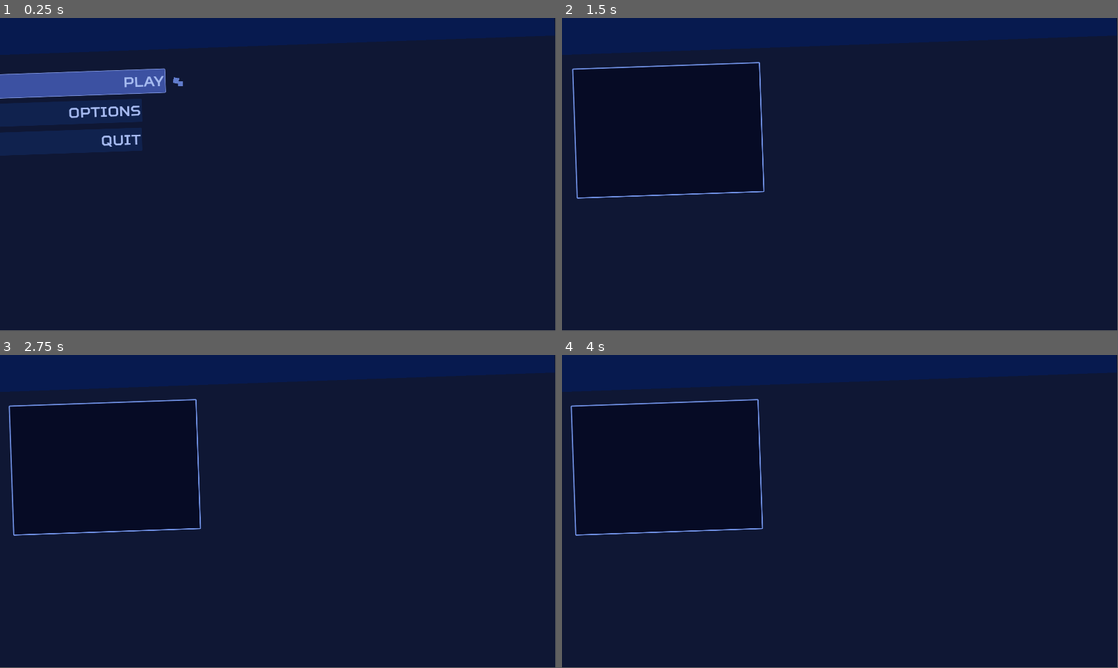
Above: before the commit, frames 1-4 (two rows, left to right).
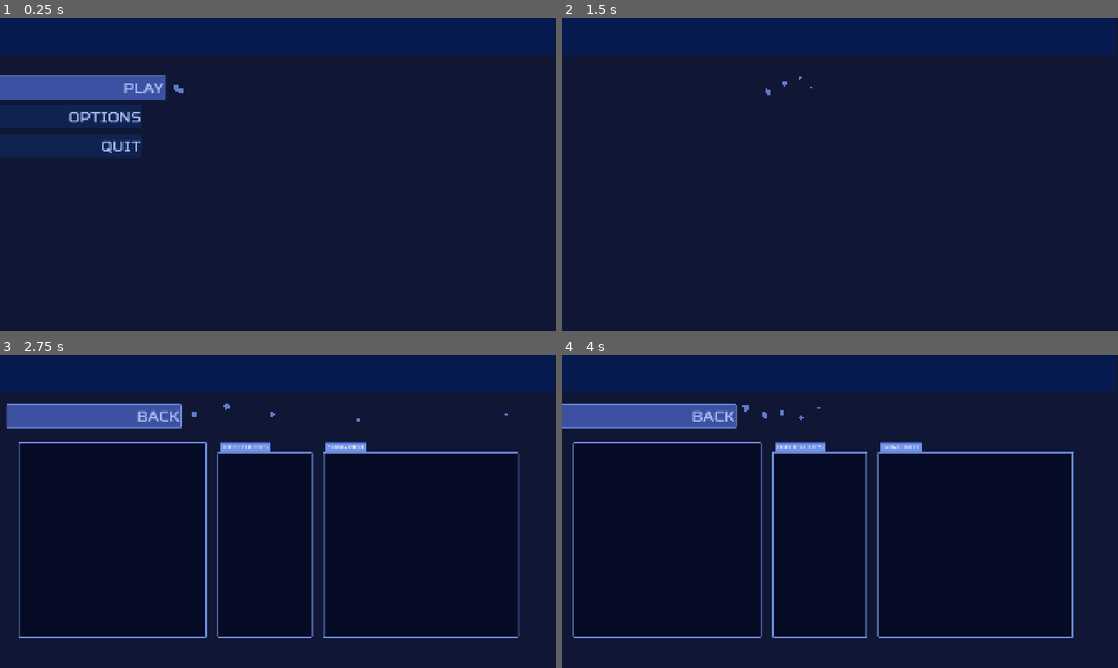
Above: after the commit, the same moments.

Repository: jmitch7574/octa
Game: Godot game, scene res://Scenes/main_menu.tscn
Two runs of this game, one before a commit and one after it. Both use one fixed random seed, a clock stepped at 60 frames per second and the inputs below.
Inputs (mouse positions are in pixels of both pictures, inside the frame that each line leads up to):
- Up to frame 1 (0.25 s): no input
- Up to frame 2 (1.5 s): click "PLAY" at 0.5 s; click (656, 77) at 1.25 s, where only the run after the commit has a clickable "BACK"
- Up to frame 3 (2.75 s): click (77, 423) at 2 s, where only the run after the commit has a clickable "PLAY"
- Up to frame 4 (4 s): move the mouse to (962, 495) at 2.77 s; move the mouse to (728, 527) at 3.52 s
In our replay, the window is 799x449 before the commit and 800x450 after it. These sizes can differ from the game's own. Grey fills any space a smaller window leaves; there, only what the larger window draws over its background counts as a difference.

The runs differ from the first frame. In frame 1, 5.7% of the frame differs, in the area x 0-100%, y 5-45%; in frame 2, 3.6%; in frame 3, 8.6%, in the area x 1-100%, y 5-91%; in frame 4, 8.5%.
Error in both runs: Attempt to call function 'get_directories' in base 'null instance' on a null instance. (res://Scripts/song_loader.gd:9)

Commit message:
More work on the song menu
had to remove angles :(

Diff:
--- a/Resources/pack_container.tscn
+++ b/Resources/pack_container.tscn
@@ -1,12 +1,22 @@
 [gd_scene format=3 uid="uid://bq3vq00x7x8kn"]
 
 [node name="MarginContainer" type="MarginContainer"]
+clip_contents = true
 theme_override_constants/margin_left = 20
-theme_override_constants/margin_top = 20
+theme_override_constants/margin_top = 35
 theme_override_constants/margin_right = 20
-theme_override_constants/margin_bottom = 20
+theme_override_constants/margin_bottom = 35
 metadata/_tab_index = 0
 
-[node name="HFlow" type="HFlowContainer" parent="."]
-custom_minimum_size = Vector2(200, 0)
+[node name="ScrollContainer" type="ScrollContainer" parent="."]
 layout_mode = 2
+follow_focus = true
+horizontal_scroll_mode = 3
+vertical_scroll_mode = 3
+
+[node name="HFlow" type="HFlowContainer" parent="ScrollContainer"]
+clip_contents = true
+custom_minimum_size = Vector2(600, 0)
+layout_mode = 2
+theme_override_constants/h_separation = -20
+theme_override_constants/v_separation = 20
--- a/Scenes/main_menu.tscn
+++ b/Scenes/main_menu.tscn
@@ -6,6 +6,7 @@
 [ext_resource type="Script" uid="uid://iflirx14h2tq" path="res://Scripts/octa_logo.gd" id="3_n45e2"]
 [ext_resource type="AudioStream" uid="uid://d36igf1o5a3c4" path="res://main-menu.wav" id="4_ce3w2"]
 [ext_resource type="Theme" uid="uid://chgucbdjf0cau" path="res://octaTheme.tres" id="6_opfnp"]
+[ext_resource type="Script" uid="uid://bs10kagcq3opw" path="res://Scripts/song_back_button.gd" id="6_yhxw7"]
 [ext_resource type="Script" uid="uid://dxafs5mashgpq" path="res://Scripts/fill_songs.gd" id="7_yhxw7"]
 
 [node name="MainMenu" type="Control"]
@@ -13,15 +14,17 @@
 anchors_preset = 15
 anchor_right = 1.0
 anchor_bottom = 1.0
-offset_right = 768.0
 grow_horizontal = 2
 grow_vertical = 2
+size_flags_horizontal = 3
+size_flags_vertical = 3
 
 [node name="background" type="ColorRect" parent="."]
 z_index = -2
 layout_mode = 0
-offset_right = 1920.0
-offset_bottom = 1080.0
+offset_left = -40.0
+offset_right = 1923.0
+offset_bottom = 1140.0
 color = Color(0.0605294, 0.0901199, 0.203326, 1)
 
 [node name="ColorRect" type="ColorRect" parent="."]
@@ -30,7 +33,6 @@
 offset_top = -11.0
 offset_right = 1915.0
 offset_bottom = 128.0
-rotation = -0.0350164
 color = Color(0.0276939, 0.102486, 0.308731, 1)
 
 [node name="OctaLogo" type="Sprite2D" parent="."]
@@ -65,6 +67,7 @@
 offset_top = 200.0
 offset_right = 490.0
 offset_bottom = 280.0
+rotation = 0.0
 focus_neighbor_top = NodePath("../quit_button")
 focus_neighbor_bottom = NodePath("../options_button")
 text = "PLAY"
@@ -75,6 +78,7 @@
 offset_top = 300.0
 offset_right = 490.0
 offset_bottom = 380.0
+rotation = 0.0
 focus_neighbor_top = NodePath("../play_button")
 focus_neighbor_bottom = NodePath("../quit_button")
 text = "OPTIONS"
@@ -85,6 +89,7 @@
 offset_top = 400.0
 offset_right = 490.0
 offset_bottom = 480.0
+rotation = 0.0
 focus_neighbor_top = NodePath("../options_button")
 focus_neighbor_bottom = NodePath("../play_button")
 text = "QUIT"
@@ -95,17 +100,89 @@
 offset_right = 3840.0
 offset_bottom = 1080.0
 
+[node name="back_button" parent="menu_slide/song_select" instance=ExtResource("2_48xlc")]
+layout_mode = 0
+offset_left = -101.0
+offset_top = 170.0
+offset_right = 499.0
+offset_bottom = 250.0
+rotation = 0.0
+text = "BACK"
+script = ExtResource("6_yhxw7")
+
 [node name="songs" type="TabContainer" parent="menu_slide/song_select"]
 layout_mode = 0
-offset_left = 30.0
-offset_top = 175.0
-offset_right = 680.0
-offset_bottom = 625.0
-rotation = -0.0349066
+offset_left = 37.0
+offset_top = 300.0
+offset_right = 687.0
+offset_bottom = 975.0
 focus_mode = 2
 theme = ExtResource("6_opfnp")
 theme_override_font_sizes/font_size = 19
 script = ExtResource("7_yhxw7")
 
+[node name="difficulties" type="TabContainer" parent="menu_slide/song_select"]
+layout_mode = 2
+anchor_right = 1.0
+anchor_bottom = 1.0
+offset_left = 725.0
+offset_top = 300.0
+offset_right = -867.0
+offset_bottom = -105.0
+focus_mode = 2
+theme = ExtResource("6_opfnp")
+theme_override_font_sizes/font_size = 19
+current_tab = 0
+
+[node name="difficulties" type="Control" parent="menu_slide/song_select/difficulties"]
+layout_mode = 2
+metadata/_tab_index = 0
+
+[node name="songInfo" type="TabContainer" parent="menu_slide/song_select"]
+layout_mode = 2
+anchor_right = 1.0
+anchor_bottom = 1.0
+offset_left = 1089.0
+offset_top = 300.0
+offset_right = -155.0
+offset_bottom = -105.0
+focus_mode = 2
+theme = ExtResource("6_opfnp")
+theme_override_font_sizes/font_size = 19
+current_tab = 0
+
+[node name="Song Info" type="Control" parent="menu_slide/song_select/songInfo"]
+layout_mode = 2
+metadata/_tab_index = 0
+
+[node name="ColorRect" type="ColorRect" parent="menu_slide/song_select"]
+visible = false
+z_index = 1
+layout_mode = 2
+anchor_right = 1.0
+anchor_bottom = 1.0
+offset_left = 161.0
+offset_top = 920.0
+offset_right = -1119.0
+offset_bottom = -116.0
+rotation = -0.0349066
+color = Color(0.0235294, 0.0470588, 0.145098, 1)
+metadata/_tab_index = 0
+
+[node name="ColorRect2" type="ColorRect" parent="menu_slide/song_select"]
+visible = false
+z_index = 1
+layout_mode = 2
+anchor_right = 1.0
+anchor_bottom = 1.0
+offset_left = 139.0
+offset_top = 337.0
+offset_right = -1139.0
+offset_bottom = -717.0
+rotation = -0.0349066
+color = Color(0.0235294, 0.0470588, 0.145098, 1)
+metadata/_tab_index = 0
+
 [connection signal="pressed" from="menu_slide/main_menu/play_button" to="menu_slide" method="_on_play_button_pressed"]
 [connection signal="pressed" from="menu_slide/main_menu/quit_button" to="menu_slide" method="_on_quit_button_pressed"]
+[connection signal="pressed" from="menu_slide/song_select/back_button" to="menu_slide" method="_on_back_button_pressed"]
--- a/Scripts/fill_songs.gd
+++ b/Scripts/fill_songs.gd
@@ -10,8 +10,9 @@
 		var new_pack_container = PACK_CONTAINER.instantiate()
 		new_pack_container.name = pack
 		add_child(new_pack_container)
+
 		for song in songs[pack]:
 			var new_song_item = SONG_BUTTON.instantiate()
 			new_song_item.name = song.name
-			new_pack_container.get_child(0).add_child(new_song_item)
+			new_pack_container.get_child(0).get_child(0).add_child(new_song_item)
 			new_song_item.text = song.name
--- a/Scripts/main_menu.gd
+++ b/Scripts/main_menu.gd
@@ -4,10 +4,16 @@
 @onready var play_button: Button = $main_menu/play_button
 @onready var options_button: Button = $main_menu/options_button
 @onready var quit_button: Button = $main_menu/quit_button
+@onready var menu_slide: Control = $"."
+@onready var back_button: Button = $song_select/back_button
 
 # Menu Sections
 @onready var main_menu: Control = $main_menu
 @onready var song_select: Control = $song_select
+
+# Song Select Section
+@onready var song_back_button: Button = $song_select/back_button
+
 
 var sub_menu : bool = false
 
@@ -31,6 +37,10 @@
 	hide_all()
 	song_select.visible = true
 	sub_menu = true
-	for child in song_select.get_children():
-		if child is Control:
-			child.grab_focus()
+	back_button.grab_focus()
+
+func _on_back_button_pressed() -> void:
+	hide_all()
+	main_menu.visible = true
+	sub_menu = false
+	play_button.grab_focus()
--- a/Scripts/main_menu_button.gd
+++ b/Scripts/main_menu_button.gd
@@ -15,7 +15,7 @@
 
 func enter():
 	particles.emitting = true
-	targetPos = basePos + Vector2(100, -3)
+	targetPos = basePos + Vector2(100, 0)
 
 func exit():
 	particles.emitting = false
--- /dev/null
+++ b/Scripts/song_back_button.gd
@@ -0,0 +1,9 @@
+extends "res://Scripts/main_menu_button.gd"
+
+func _process(_delta):
+	super(_delta)
+	var tab_container : TabContainer = get_parent().get_child(1)
+	var active_tab_ind = tab_container.current_tab
+	var active_tab = tab_container.get_tab_bar()
+	if active_tab:
+		focus_neighbor_bottom = active_tab.get_path()  # Set focus to this element
--- a/Scripts/song_loader.gd
+++ b/Scripts/song_loader.gd
@@ -42,7 +42,7 @@
 			continue
 
 		if line.begins_with("#TITLE:"):
-			data.name = line.substr(7, line.length()).strip_edges()
+			data.name = line.substr(7, line.length()).strip_edges() + str(randi_range(0, 1000))
 			print("NAME FOUND: " + data.name)
 		elif line.begins_with("#ARTIST:"):
 			data.artist = line.substr(8, line.length()).strip_edges()
--- a/project.godot
+++ b/project.godot
@@ -19,7 +19,7 @@
 
 window/size/viewport_width=1920
 window/size/viewport_height=1080
-window/stretch/aspect="ignore"
+window/stretch/mode="canvas_items"
 
 [rendering]
 
Not shown: 1 places in Scenes/main_menu.tscn that only renumber resources
Not shown, added: Scripts/song_back_button.gd.uid
